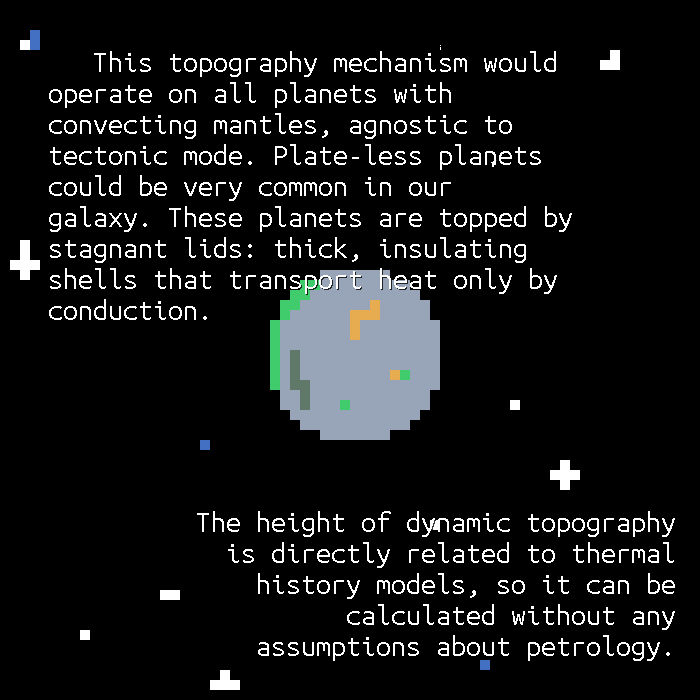
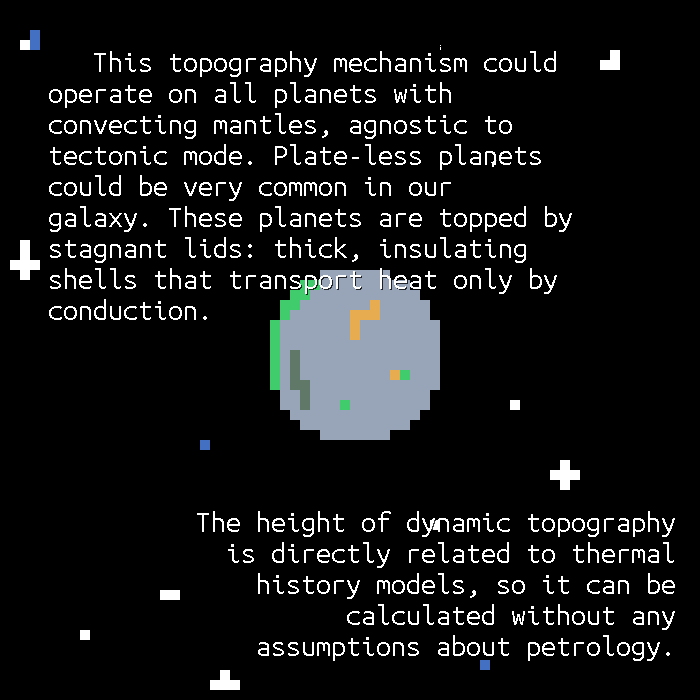
Layers edited between the first and the second 700 x 700 image:
renamed "This topography mechanism w..." to "This topography mechanism c...", painted on it over left=484, top=58, right=497, bottom=72
